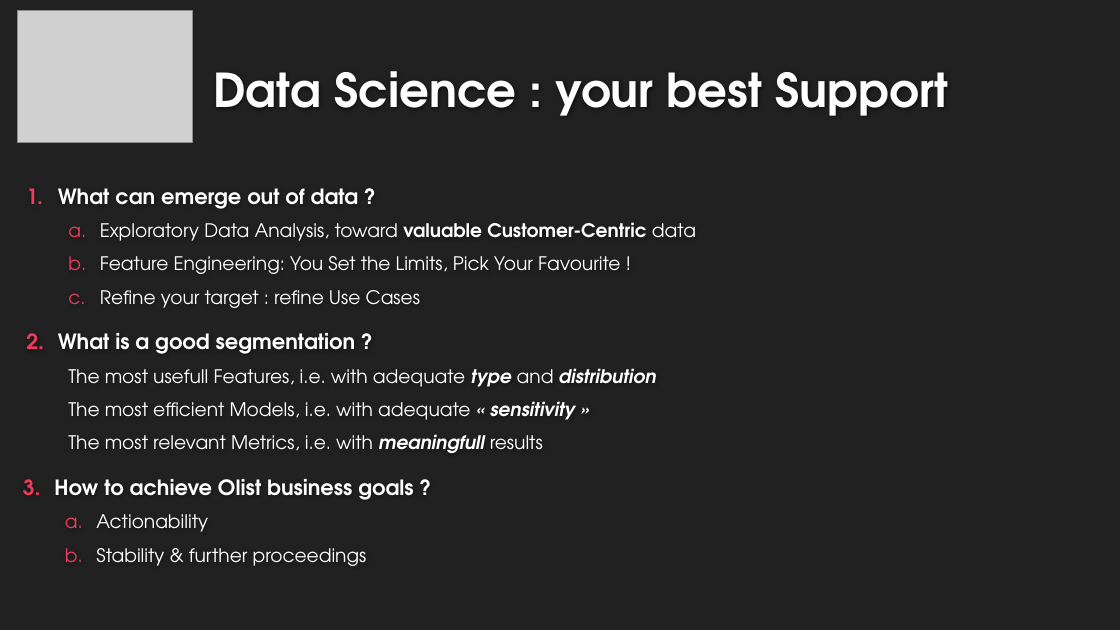
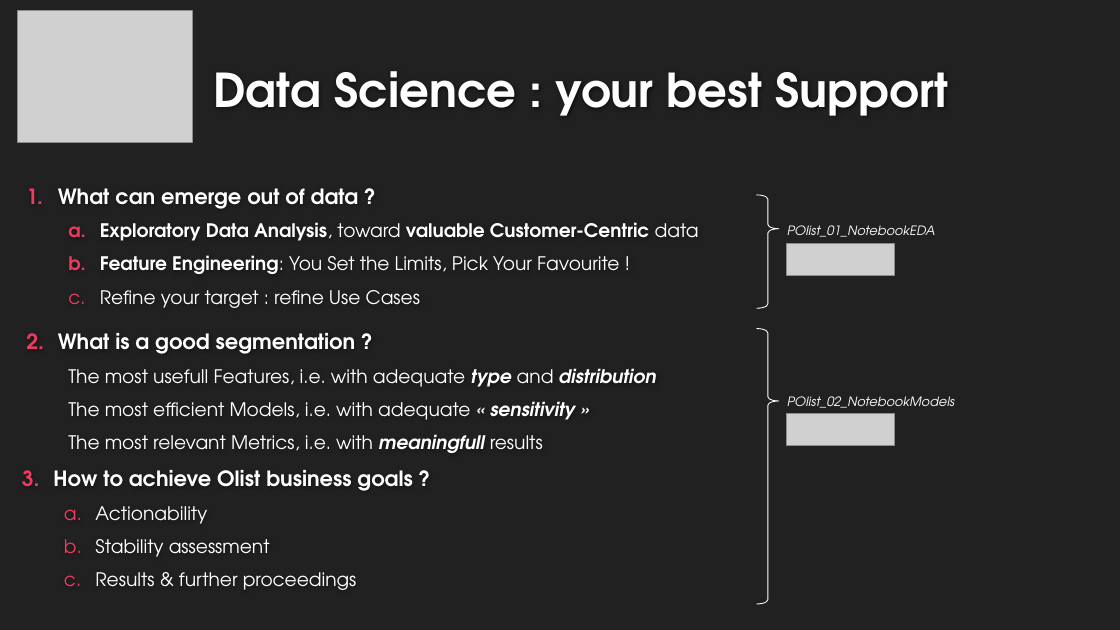
Before and after one commit to EtienneLardeur/P5_CustomerSegmentation, a slide deck: slide 2 of P5Olist_Présentation_initiale.pptx. Drawn at 1120x630 pixels with LibreOffice and Linux fonts; fonts in the diff are those of the drawing; grey boxes stand for pictures; background and template pictures are left out. Boxes give left, top, right and bottom in pixels: in the first picture for what was removed or moved away, otherwise in the second. Text is boxed around its words. In the diff, an @@ line names an element or a change of style, - is before the commit and + after.

```diff
--- a/P5Olist_Présentation_initiale.pptx
+++ b/P5Olist_Présentation_initiale.pptx
@@ right brace added at <box>757,195,779,308</box>, outline #FFFFFF 0.75 pt @@
@@ text at <box>100,222,699,274</box>: bold on in "Exploratory Data Analysis,", "Feature Engineering:" @@
@@ text added at <box>787,225,935,237</box>, 11 pt, text #FFFFFF, italic @@
+POlist_01_NotebookEDA
@@ picture added at <box>787,244,895,276</box> @@
@@ right brace added at <box>757,329,779,604</box>, outline #FFFFFF 0.75 pt @@
@@ text added at <box>787,396,954,408</box>, 11 pt, text #FFFFFF, italic @@
+POlist_02_NotebookModels
@@ picture added at <box>787,413,895,445</box> @@
@@ text "How to achieve Olist business ...": place and size @@
-text "How to achieve Olist business ..." at <box>54,479,413,566</box>
+text "How to achieve Olist business ..." at <box>53,470,412,590</box>
@@ text at <box>95,539,357,590</box>: text changed @@
-  b. Stability & further proceedings
+  b. Stability assessment
+  c. Results & further proceedings
```
Also in this commit, not shown: 13 other slides changed, 2 slides added, 2 slides removed, 8 other files.
